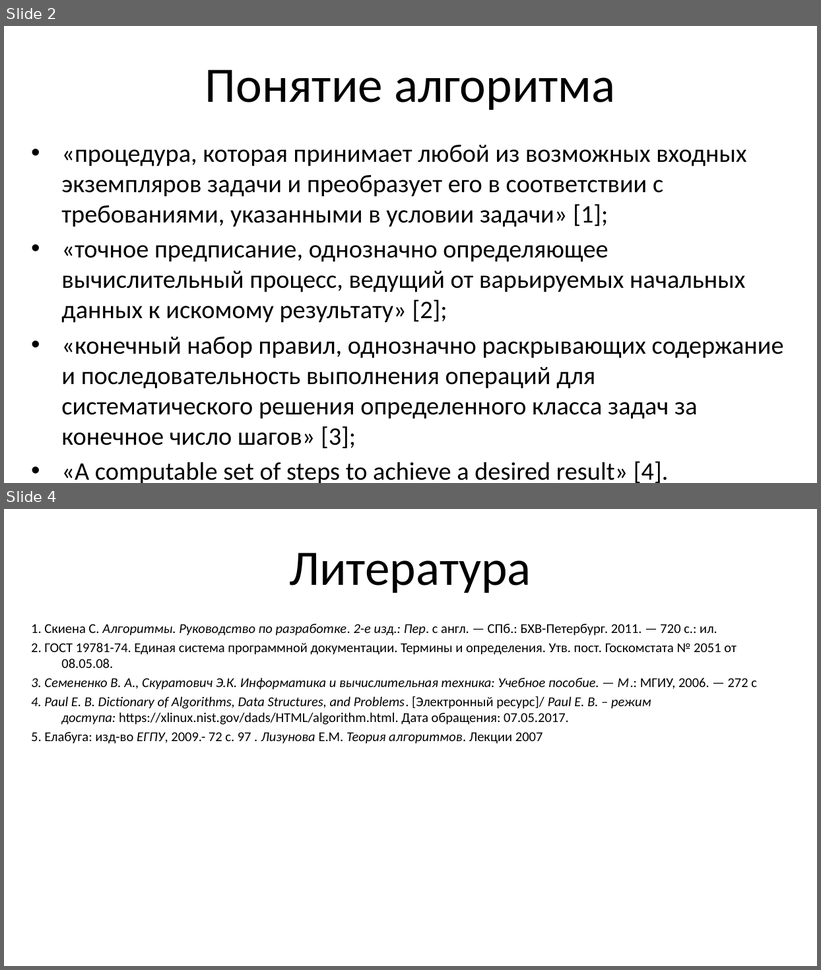
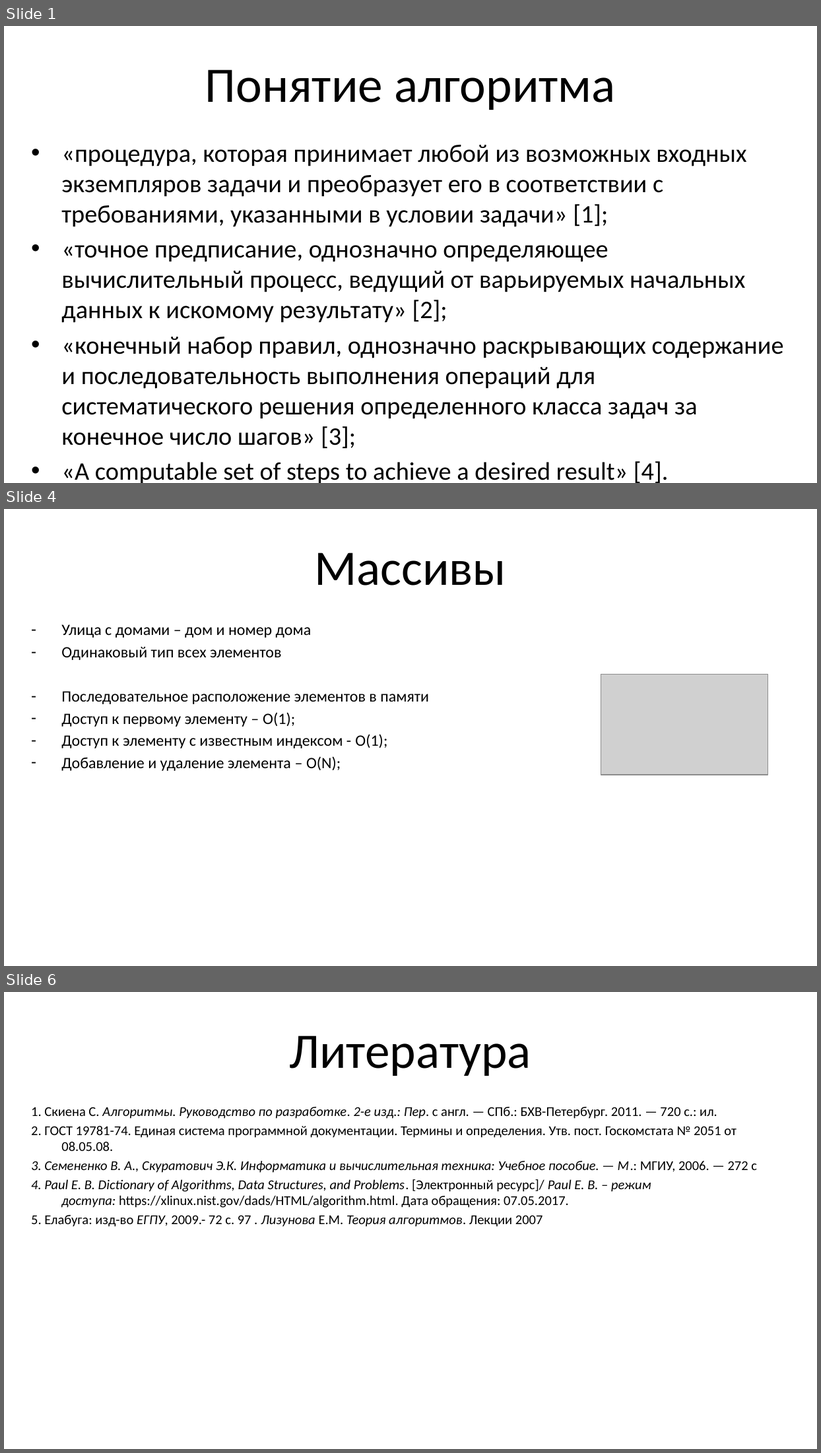
Before and after one commit to littmir/algorithms-presentation, a slide deck: algorithms-presentation.pptx. Shown one above the other, each under a label of ours: slides 2 and 4 before the commit, slides 1, 4 and 6 after it; the slides between them are not shown. The pictures are 821x970 and 821x1453 pixels, drawn with LibreOffice and Linux fonts; fonts in the diff are those of the drawing; grey boxes stand for pictures. Boxes give left, top, right and bottom in pixels: in the first picture for what was removed or moved away, otherwise in the second. Text is boxed around its words. In the diff, an @@ line names an element or a change of style, - is before the commit and + after.

```diff
--- a/algorithms-presentation.pptx
+++ b/algorithms-presentation.pptx
@@ slide 4 added at (4,509,817,966), background #FFFFFF @@
@@ title added at (315,553,507,586), 44 pt, text #000000 @@
+Массивы
@@ text added at (61,625,429,771), 14 pt, text #000000 @@
+– Улица с домами – дом и номер дома
+– Одинаковый тип всех элементов
+– Последовательное расположение элементов в памяти
+– Доступ к первому элементу – O(1);
+– Доступ к элементу с известным индексом - O(1);
+– Добавление и удаление элемента – O(N);
@@ picture added at (601,674,768,775) @@
@@ what was slide 2 is now slide 1 @@
@@ what was slide 4 is now slide 6 @@
```
Also in this commit, not shown: 2 other slides added, 1 slide removed.
